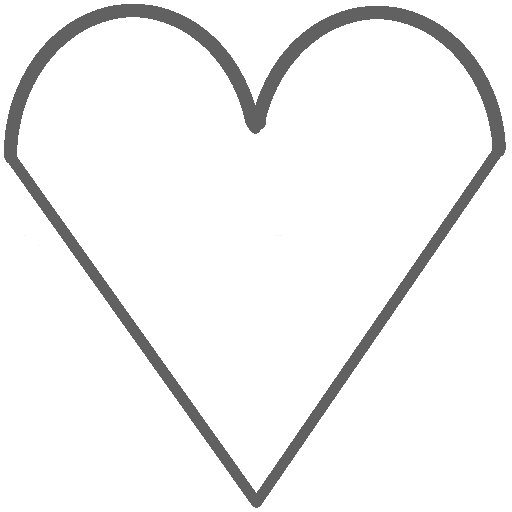
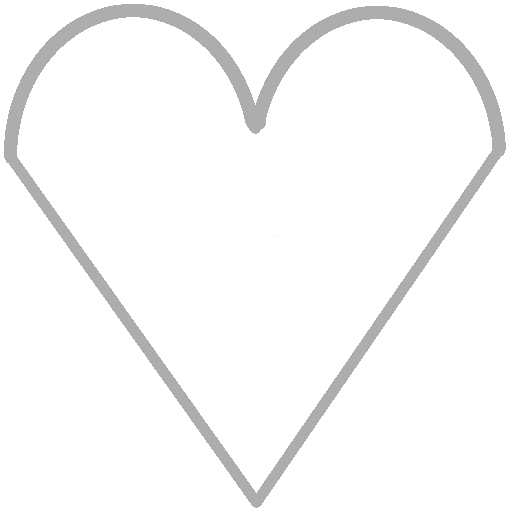
Layers edited between the first and the second 512×512 image:
painted on "Layer #2" over [4, 4, 506, 508]
